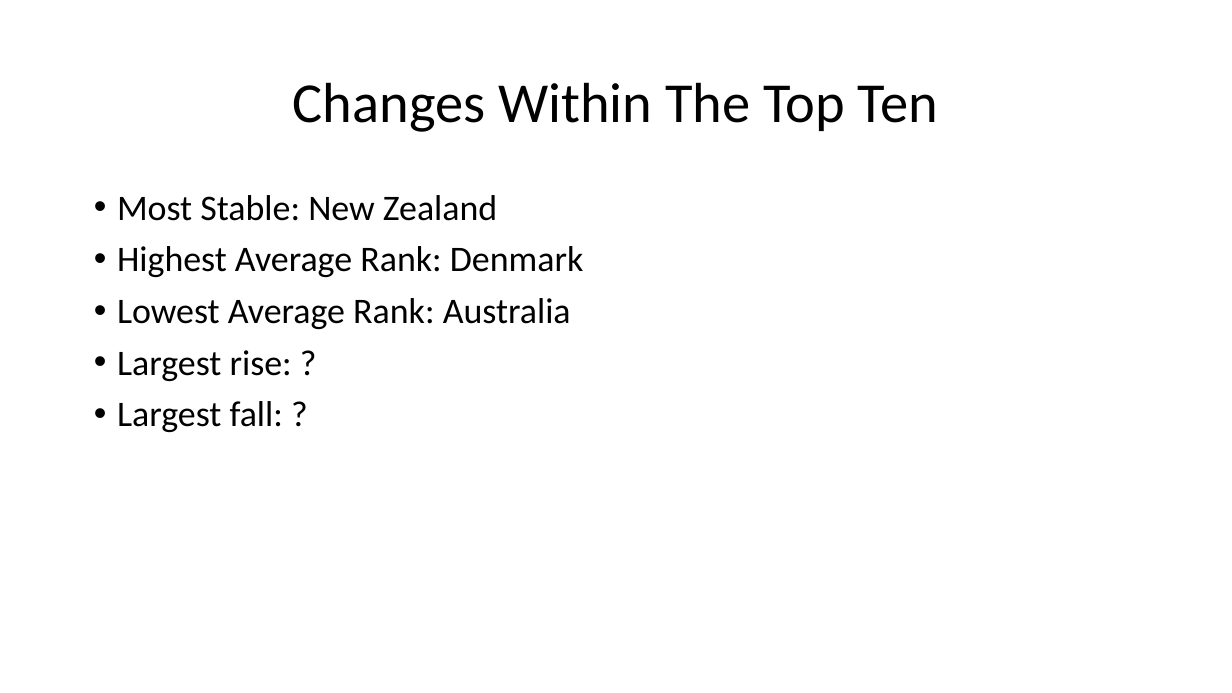
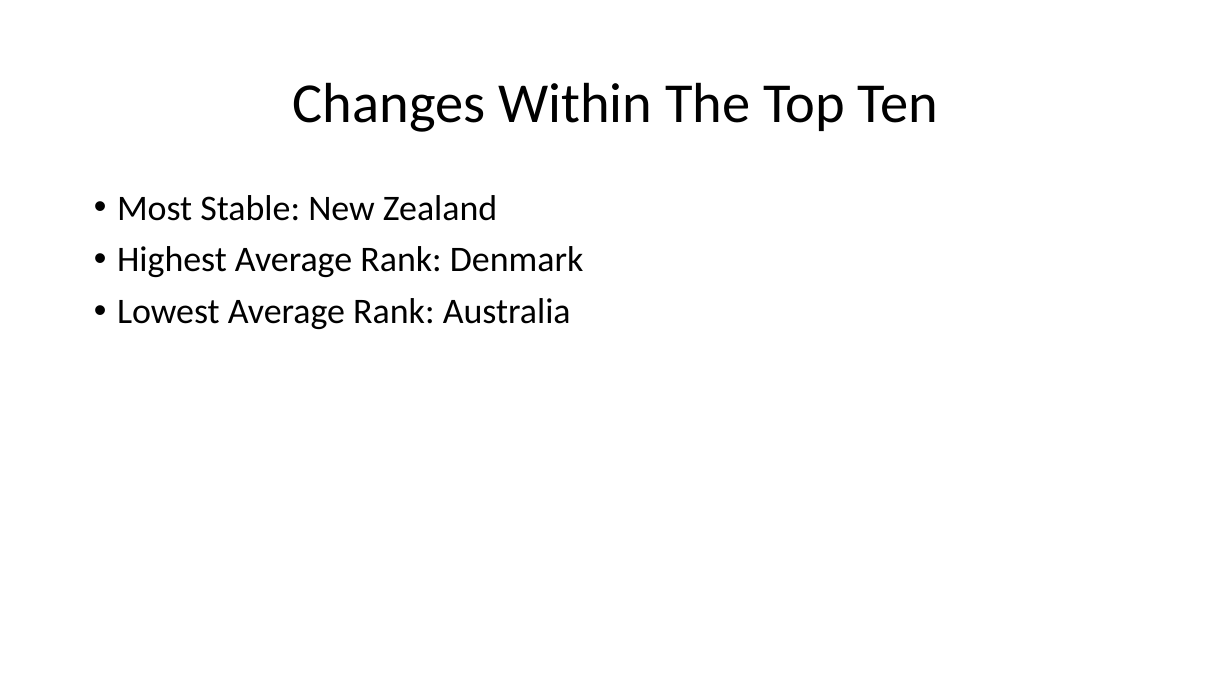
Before and after one commit to Chrybear/Factors-Of-Happiness-In-The-World, a slide deck: slide 10 of CSC 583 Project - Barrett & Bruggemann.pptx. Drawn at 1232x693 pixels with LibreOffice and Linux fonts; fonts in the diff are those of the drawing. Boxes give left, top, right and bottom in pixels: in the first picture for what was removed or moved away, otherwise in the second. Text is boxed around its words. In the diff, an @@ line names an element or a change of style, - is before the commit and + after.

```diff
--- a/CSC 583 Project - Barrett & Bruggemann.pptx
+++ b/CSC 583 Project - Barrett & Bruggemann.pptx
@@ text at box(117, 350, 292, 432): paragraphs removed @@
-• Largest rise: ?
-• Largest fall: ?
```
Also in this commit, not shown: 4 other slides changed, 5 other files.
